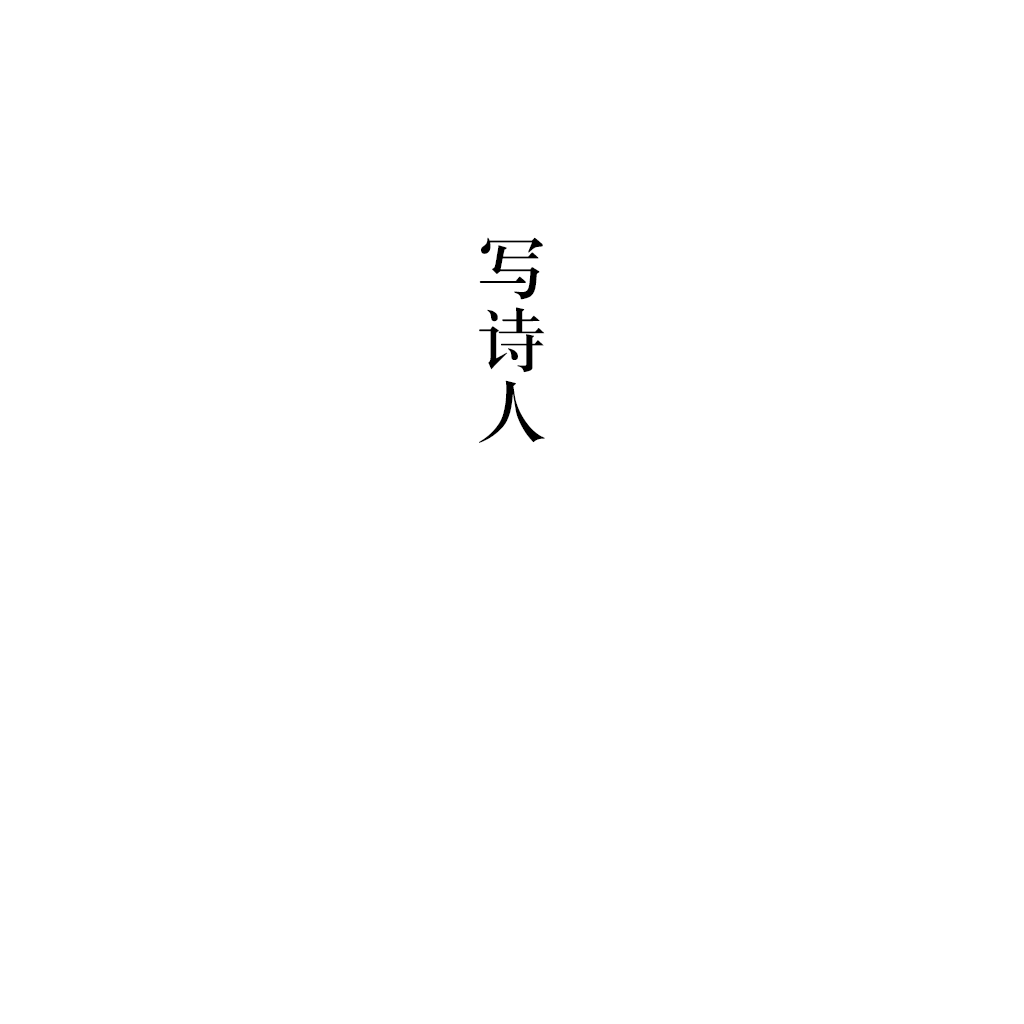
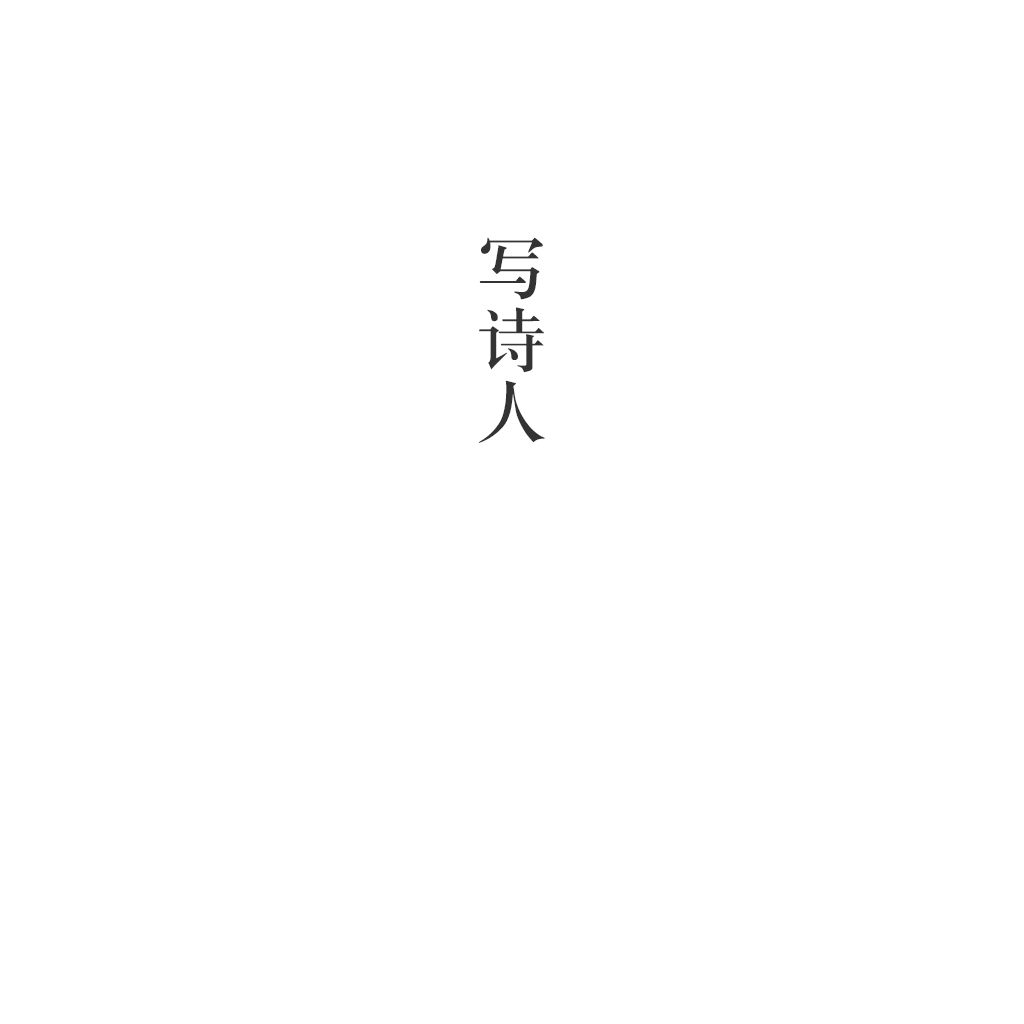
Layers edited between the first and the second 1024 × 1024 image:
painted on "写诗人" over (479, 238, 545, 443)
